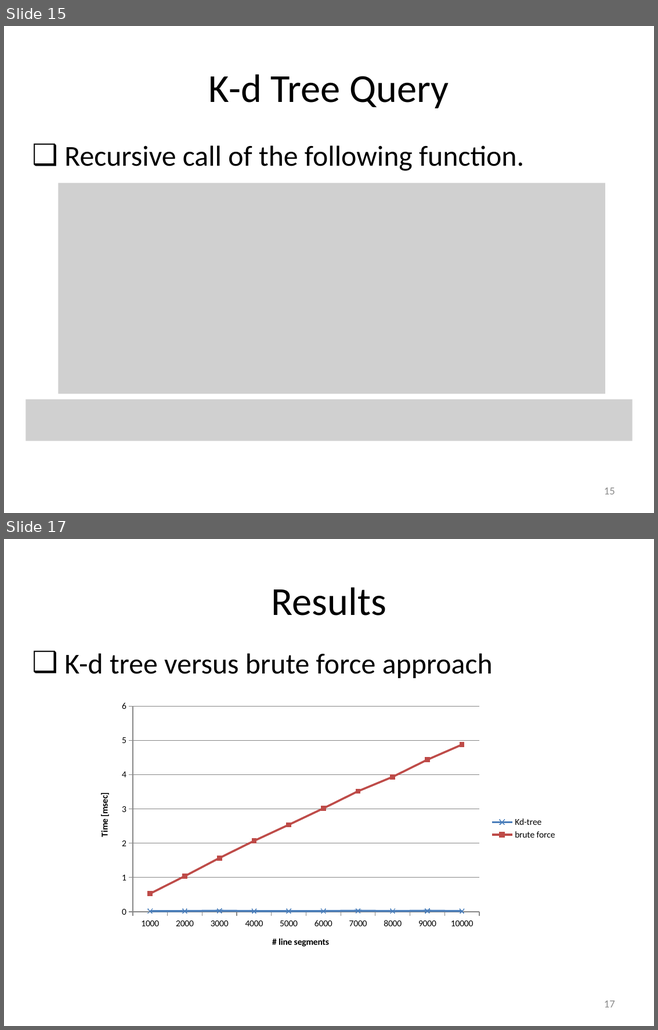
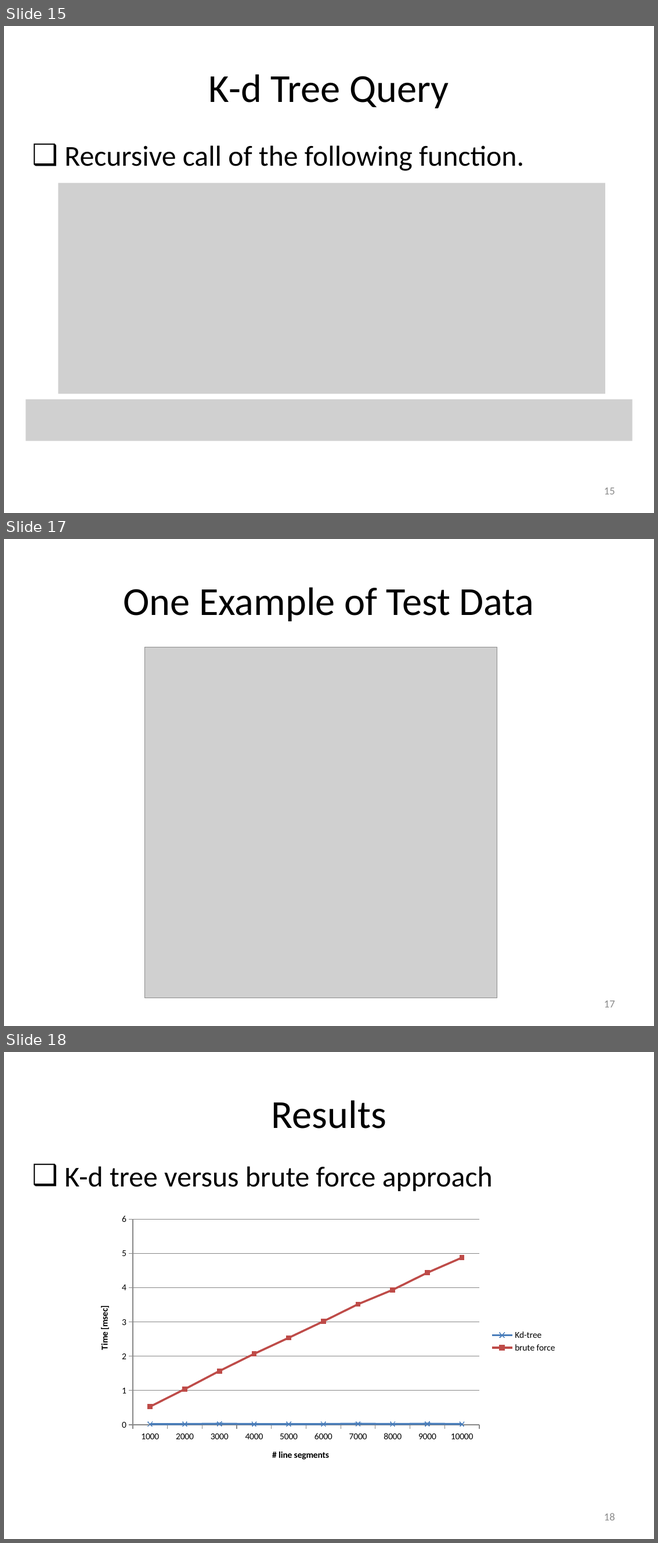
Before and after one commit to gnishida/Geometry4, a slide deck: final-nishida.pptx. Shown one above the other, each under a label of ours: slides 15 and 17 before the commit, slides 15, 17 and 18 after it; the slides between them are not shown. The pictures are 658x1030 and 658x1543 pixels, drawn with LibreOffice and Linux fonts; fonts in the diff are those of the drawing; grey boxes stand for pictures. Boxes give left, top, right and bottom in pixels: in the first picture for what was removed or moved away, otherwise in the second. Text is boxed around its words. In the diff, an @@ line names an element or a change of style, - is before the commit and + after.

```diff
--- a/final-nishida.pptx
+++ b/final-nishida.pptx
@@ slide 17 added at (4, 539, 654, 1026), background #FFFFFF @@
@@ title added at (123, 587, 534, 621), 44 pt, text #000000 @@
+One Example of Test Data
@@ picture added at (145, 647, 497, 998) @@
@@ page number added at (604, 1001, 615, 1008), 12 pt, text #8C8C8C @@
+17
@@ what was slide 17 is now slide 18 @@
@@ page number at (604, 1513, 615, 1521): text changed @@
-17
+18
```
Also in this commit, not shown: 1 other file.
